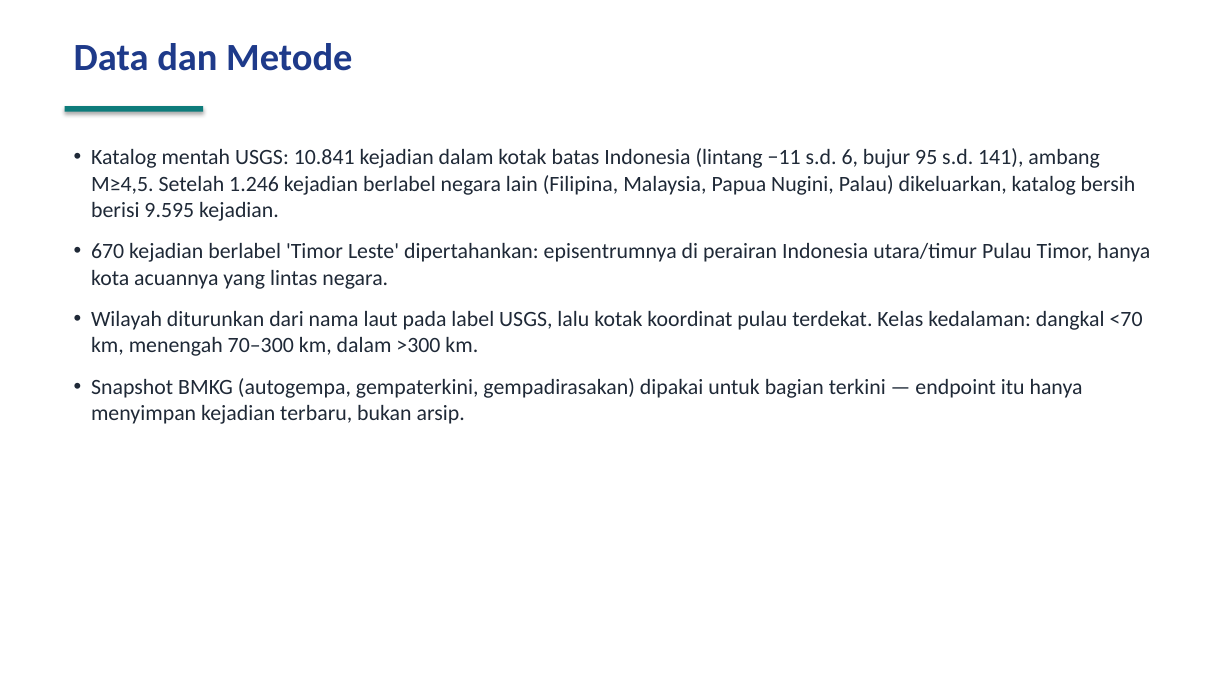
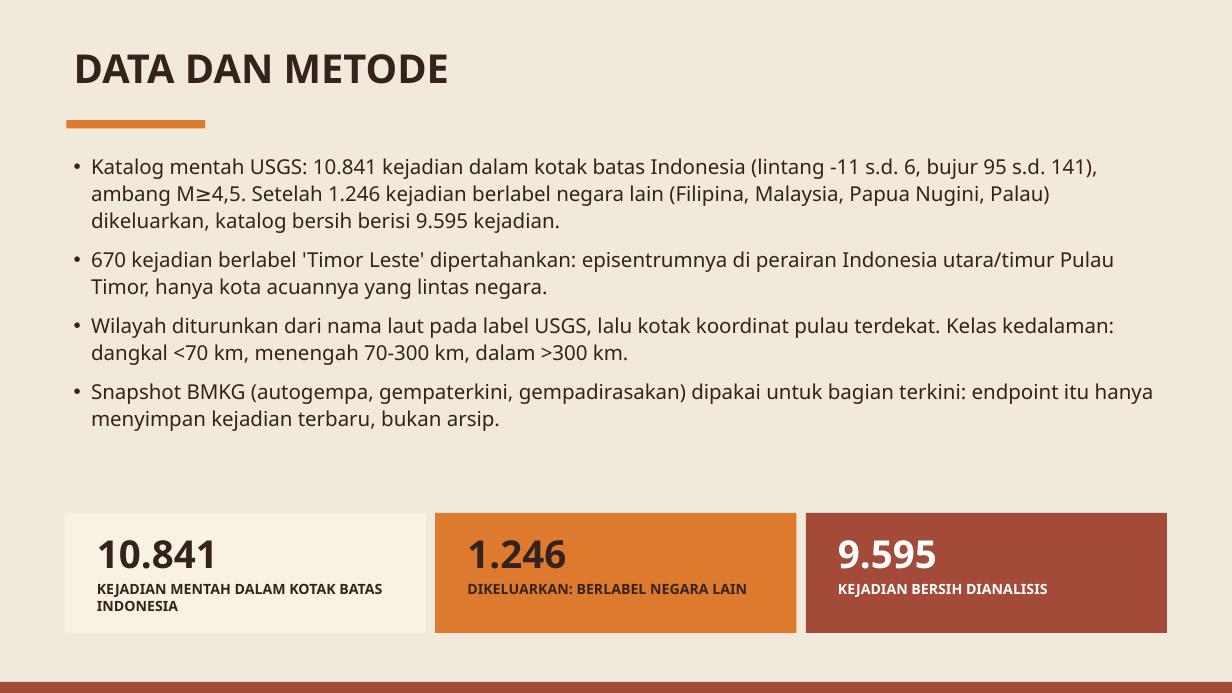
Before and after one commit to baghizash/gempa-bumi-indonesia-2026, a slide deck: slide 3 of Portofolio-Analisis-Gempa-Bumi.pptx. Drawn at 1232x693 pixels with LibreOffice and Linux fonts; fonts in the diff are those of the drawing. Boxes give left, top, right and bottom in pixels: in the first picture for what was removed or moved away, otherwise in the second. Text is boxed around its words. In the diff, an @@ line names an element or a change of style, - is before the commit and + after.

```diff
--- a/Portofolio-Analisis-Gempa-Bumi.pptx
+++ b/Portofolio-Analisis-Gempa-Bumi.pptx
@@ background #FFFFFF to #F1E9DA @@
@@ text at bbox=[74, 54, 449, 84]: text changed; size 30 to 31 pt; font Calibri to Noto Sans; text colour #1E3A8A to #33231C @@
-Data dan Metode
+DATA DAN METODE
@@ text "Katalog mentah USGS: 10.841 kejadian ...": place and size @@
-text "Katalog mentah USGS: 10.841 kejadian ..." at bbox=[91, 148, 1150, 424]
+text "Katalog mentah USGS: 10.841 kejadian ..." at bbox=[91, 158, 1154, 431]
@@ rectangle: place and size @@
-rectangle at bbox=[65, 106, 203, 112]
+rectangle at bbox=[67, 120, 205, 128]
@@ rectangle at bbox=[67, 120, 205, 128]: fill #0E7C7B to #DE7A2D; shadow off @@
@@ text at bbox=[91, 158, 1098, 233]: text changed; size 17 to 16 pt; font Calibri to Noto Sans; text colour #1F2937 to #33231C @@
-• Katalog mentah USGS: 10.841 kejadian dalam kotak batas Indonesia (lintang −11 s.d. 6, bujur 95 s.d. 141), ambang M≥4,5. Setelah 1.246 kejadian berlabel negara lain (Filipina, Malaysia, Papua Nugini, Palau) dikeluarkan, katalog bersih berisi 9.595 kejadian.
+• Katalog mentah USGS: 10.841 kejadian dalam kotak batas Indonesia (lintang -11 s.d. 6, bujur 95 s.d. 141), ambang M≥4,5. Setelah 1.246 kejadian berlabel negara lain (Filipina, Malaysia, Papua Nugini, Palau) dikeluarkan, katalog bersih berisi 9.595 kejadian.
@@ text at bbox=[91, 251, 1114, 299]: size 17 to 16 pt, font Calibri to Noto Sans, text colour #1F2937 to #33231C in "670 kejadian berlabel 'Timor Leste' dipertahankan: episentru ..."; line spacing 1 to 1.08; less space between paragraphs @@
@@ text at bbox=[91, 317, 1154, 431]: text changed; size 17 to 16 pt; font Calibri to Noto Sans; text colour #1F2937 to #33231C @@
-• Wilayah diturunkan dari nama laut pada label USGS, lalu kotak koordinat pulau terdekat. Kelas kedalaman: dangkal <70 km, menengah 70–300 km, dalam >300 km.
-• Snapshot BMKG (autogempa, gempaterkini, gempadirasakan) dipakai untuk bagian terkini — endpoint itu hanya menyimpan kejadian terbaru, bukan arsip.
+• Wilayah diturunkan dari nama laut pada label USGS, lalu kotak koordinat pulau terdekat. Kelas kedalaman: dangkal <70 km, menengah 70-300 km, dalam >300 km.
+• Snapshot BMKG (autogempa, gempaterkini, gempadirasakan) dipakai untuk bagian terkini: endpoint itu hanya menyimpan kejadian terbaru, bukan arsip.
@@ rectangle added at bbox=[65, 513, 426, 633], fill #F8F2E5 @@
@@ rectangle added at bbox=[435, 513, 797, 633], fill #DE7A2D @@
@@ rectangle added at bbox=[806, 513, 1167, 633], fill #A34A38 @@
@@ text added at bbox=[97, 540, 382, 611], 11 pt, text #33231C, bold @@
+10.841
+KEJADIAN MENTAH DALAM KOTAK BATAS INDONESIA
@@ text added at bbox=[467, 540, 747, 594], 11 pt, text #33231C, bold @@
+1.246
+DIKELUARKAN: BERLABEL NEGARA LAIN
@@ text added at bbox=[838, 540, 1048, 597], 11 pt, text #FFFFFF, bold @@
+9.595
+KEJADIAN BERSIH DIANALISIS
@@ rectangle added at bbox=[0, 682, 1232, 693], fill #A34A38 @@
```
Also in this commit, not shown: 9 other slides changed.
